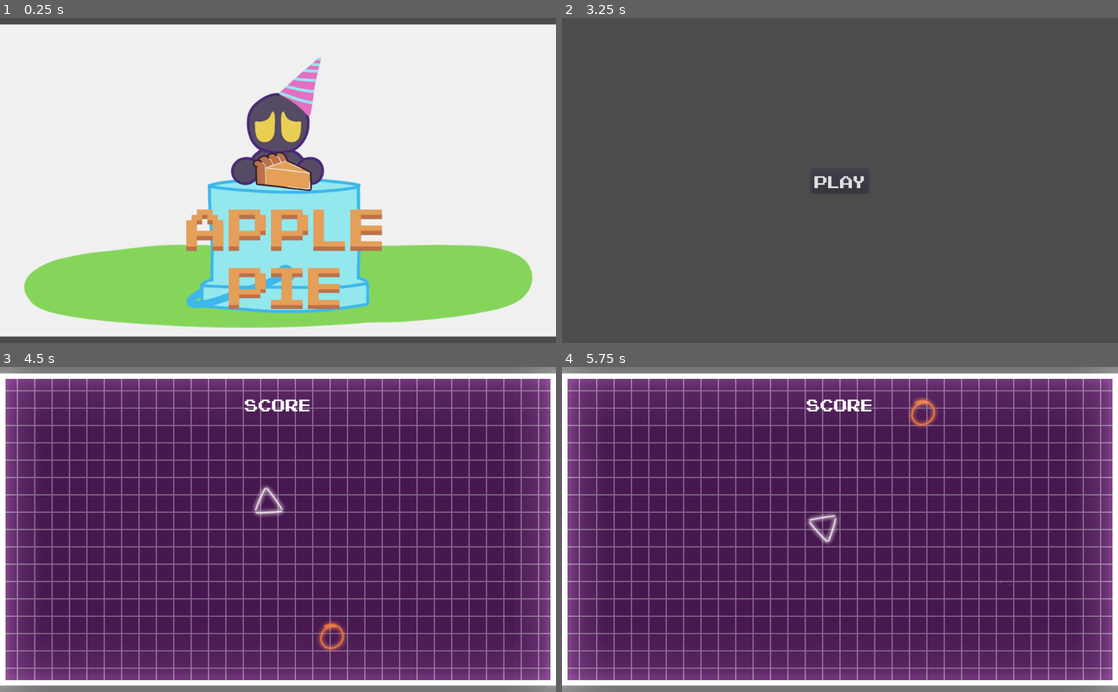
Above: before the commit, frames 1-4 (two rows, left to right).
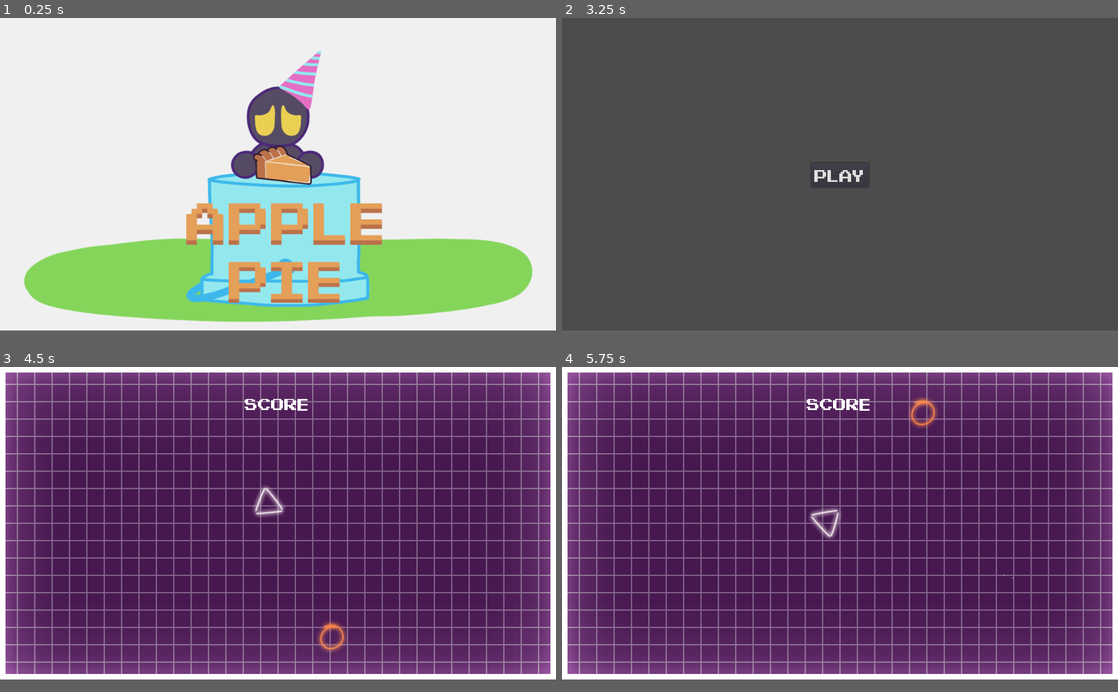
Above: after the commit, the same moments.

Repository: ScrappyMan25/Seven
Game: Godot game, scene res://Scenes/SplashScreen.tscn
Two runs of this game, one before a commit and one after it. Both use one fixed random seed, a clock stepped at 60 frames per second and the inputs below.
Inputs (mouse positions are in pixels of both pictures, inside the frame that each line leads up to):
- Up to frame 1 (0.25 s): no input
- Up to frame 2 (3.25 s): tap Enter at 0.5, 2 s; move the mouse to (962, 164) at 0.52 s; hold Right (point_right) 0.53-1.28 s; click (962, 164) at 0.67 s; tap Space (ui_select) at 0.77, 1.25, 1.52, 2.75, 3.02 s; move the mouse to (728, 196) at 1.27 s; hold S (ui_down) 1.28-2.03 s; move the mouse to (895, 109) at 2.02 s; hold Right (point_right) 2.03-2.78 s; move the mouse to (812, 245) at 2.77 s; hold W (ui_up) from 2.78 s (still down); click (812, 245) at 2.92 s
- Up to frame 3 (4.5 s): release W (ui_up) at 3.5 s; click "Play" at 3.5 s; move the mouse to (444, 578) at 4.27 s; hold Left (point_left) from 4.28 s (still down)
- Up to frame 4 (5.75 s): keep holding Left (point_left); tap Space (ui_select) at 4.52, 5.27 s; move the mouse to (673, 480) at 5.02 s
In our replay, the window is 800x468 before the commit and 800x450 after it. These sizes can differ from the game's own. Grey fills any space a smaller window leaves; there, only what the larger window draws over its background counts as a difference.

The runs differ from the first frame. In frame 1, 16% of the frame differs, in the area x 0-100%, y 0-99%; in frame 2, 0.3%; in frame 3, 21%; in frame 4, 21%, in the area x 0-100%, y 0-100%.

Commit message:
Fixed Aspect Ratio

Diff:
--- a/Seven/Scripts/FadeIn.gd
+++ b/Seven/Scripts/FadeIn.gd
@@ -6,6 +6,6 @@
 	$AnimationPlayer.play("fade_in")
 	pass
 
-func _on_AnimationPlayer_animation_finished(anim_name):
+func _on_AnimationPlayer_animation_finished(_anim_name):
 	emit_signal("fade_finished")
 	pass
--- a/Seven/project.godot
+++ b/Seven/project.godot
@@ -18,6 +18,12 @@
 config/name="Seven"
 run/main_scene="res://Scenes/SplashScreen.tscn"
 config/icon="res://icon.png"
+
+[display]
+
+window/size/height=576
+window/stretch/mode="2d"
+window/stretch/aspect="keep"
 
 [input]
 
